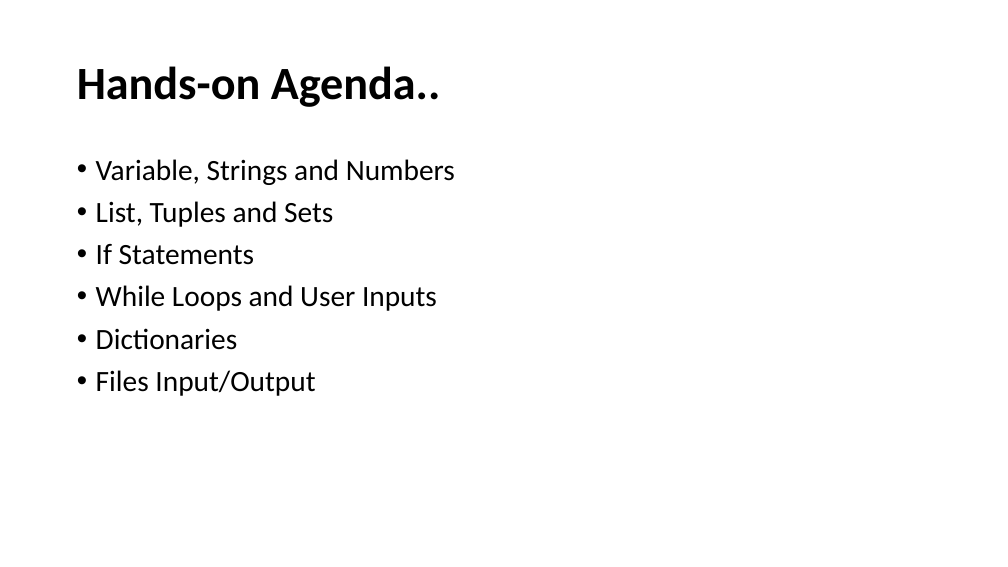
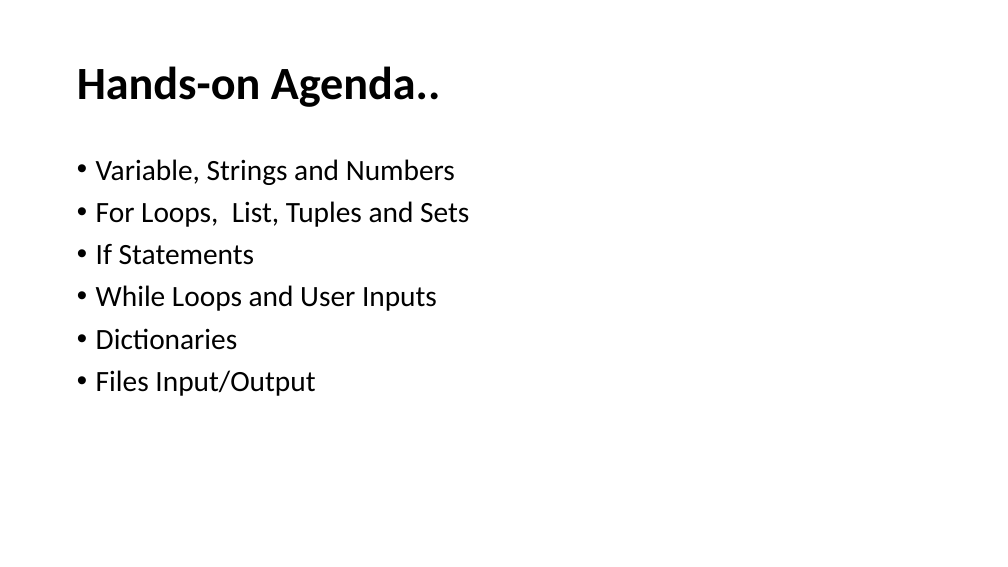
Before and after one commit to rohit-mehra/python_intro, a slide deck: slide 6 of Python.pptx (slide 5 before the commit). Drawn at 1008x567 pixels with LibreOffice and Linux fonts; fonts in the diff are those of the drawing. Boxes give left, top, right and bottom in pixels: in the first picture for what was removed or moved away, otherwise in the second. Text is boxed around its words. In the diff, an @@ line names an element or a change of style, - is before the commit and + after.

```diff
--- a/Python.pptx
+++ b/Python.pptx
@@ text at (96, 201, 469, 227): text changed @@
-• List, Tuples and Sets
+• For Loops, List, Tuples and Sets
```
Also in this commit, not shown: 3 other slides changed, 1 slide added, 5 slides removed, 10 other files.
